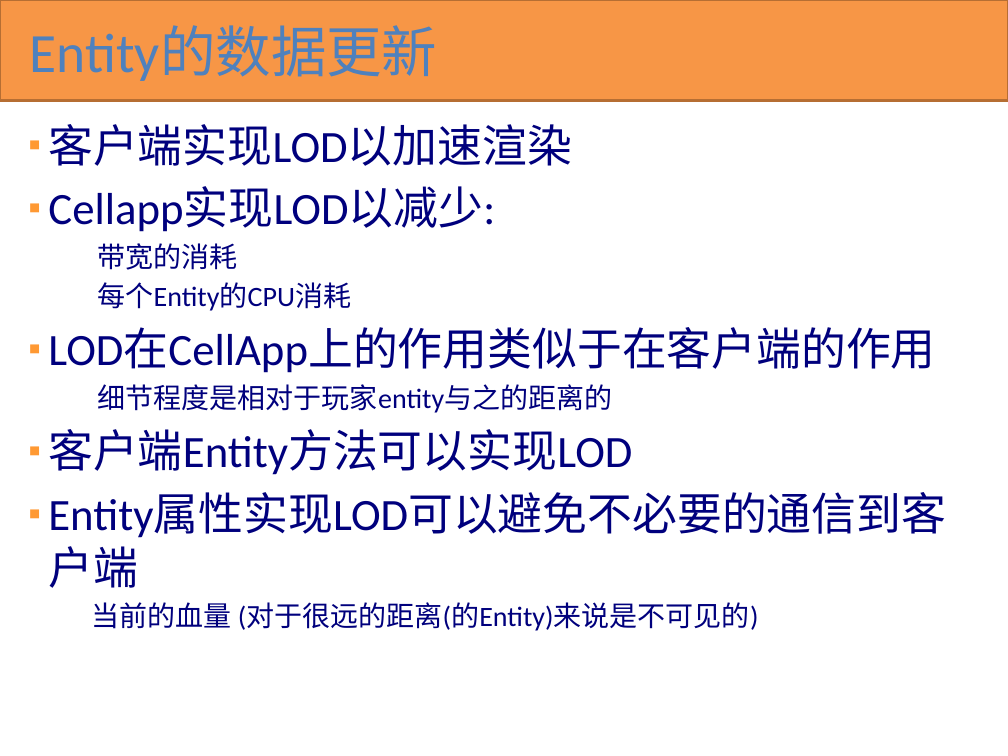
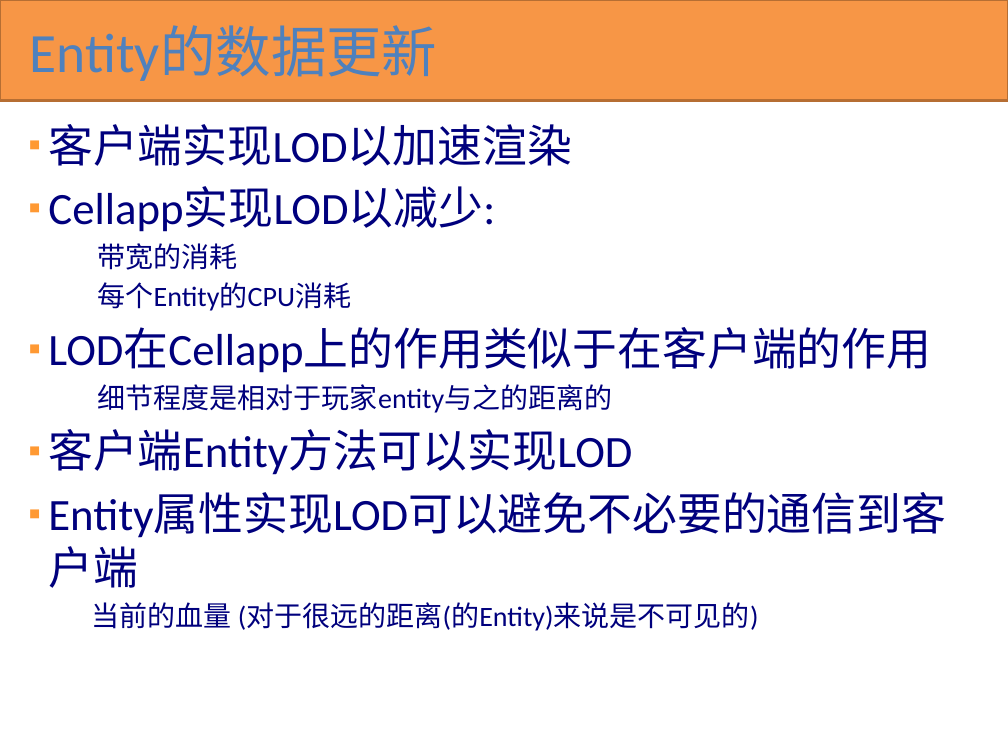
Before and after one commit to kbengine/kbengine_docs, a slide deck: slide 20 of KBEngine overview(cn).pptx. Drawn at 1008x756 pixels with LibreOffice and Linux fonts; fonts in the diff are those of the drawing. Boxes give left, top, right and bottom in pixels: in the first picture for what was removed or moved away, otherwise in the second. Text is boxed around its words. In the diff, an @@ line names an element or a change of style, - is before the commit and + after.

```diff
--- a/KBEngine overview(cn).pptx
+++ b/KBEngine overview(cn).pptx
@@ text at (48,328,931,373): text changed @@
-▪ LOD在CellApp上的作用类似于在客户端的作用
+▪ LOD在Cellapp上的作用类似于在客户端的作用
```
Also in this commit, not shown: 20 other slides changed.
